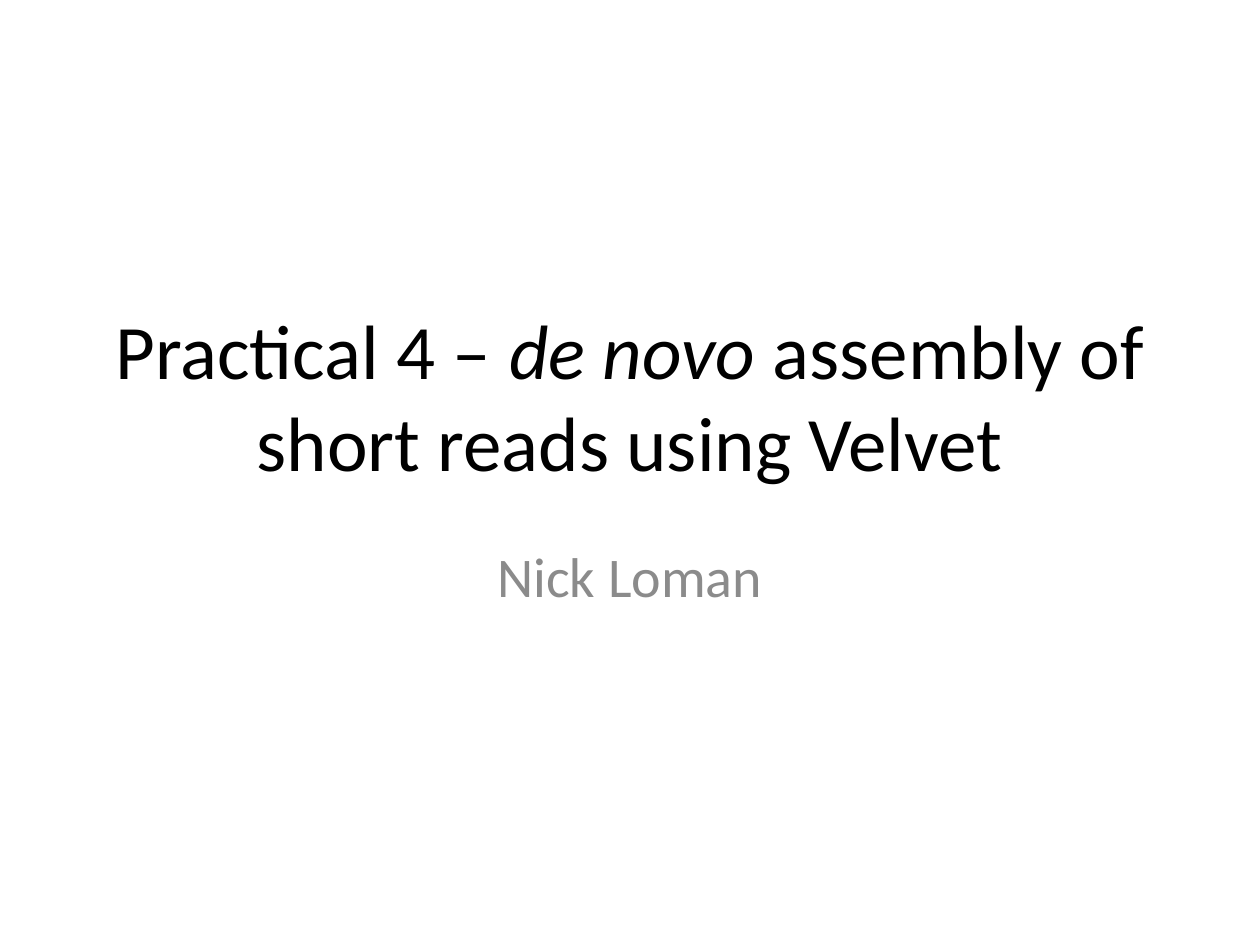
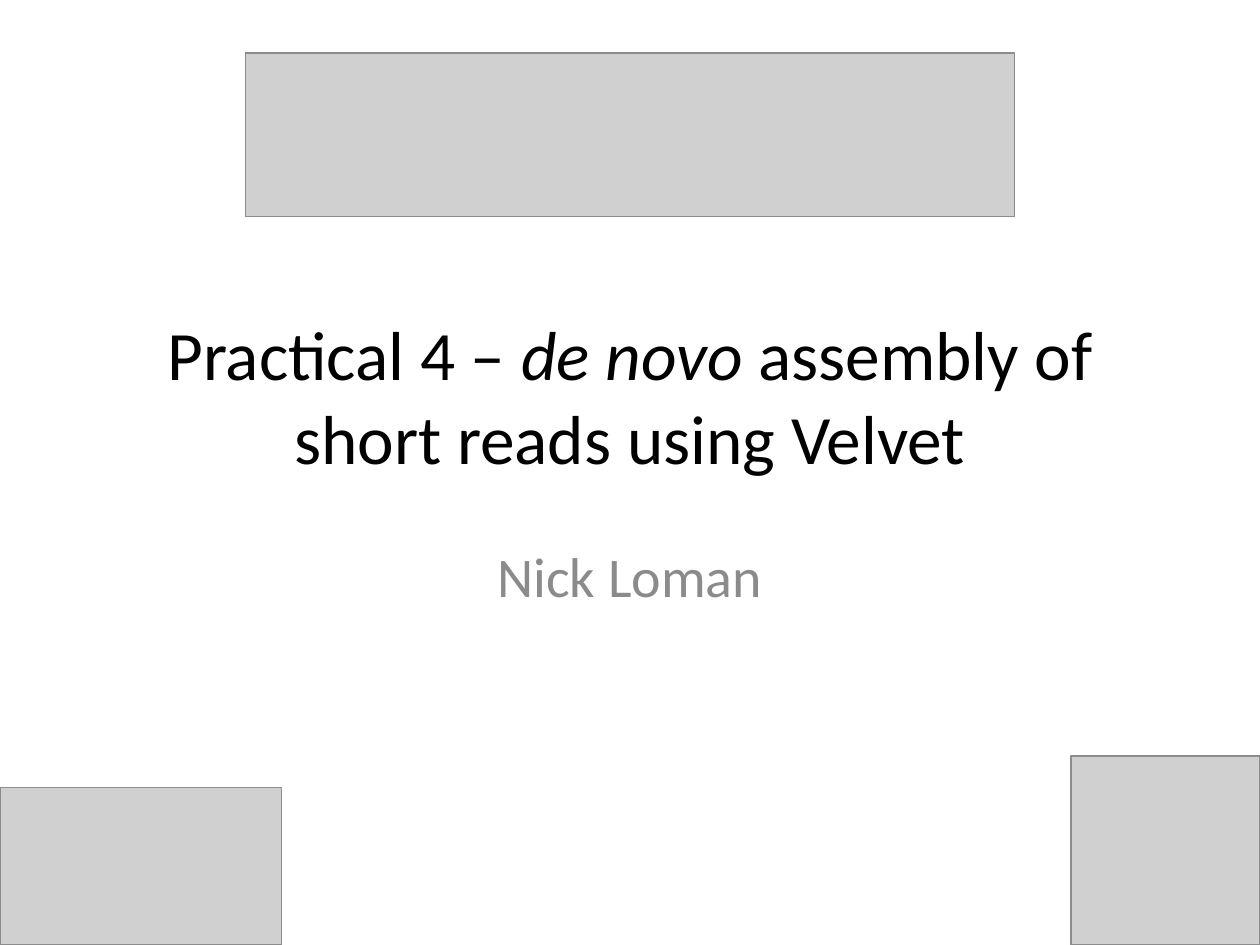
Before and after one commit to lexnederbragt/denovo-assembly-tutorial, a slide deck: slide 1 of presentations/Practical_4_Velvet_de_novo_assembly.pptx. Drawn at 1260x945 pixels with LibreOffice and Linux fonts; fonts in the diff are those of the drawing; grey boxes stand for pictures. Boxes give left, top, right and bottom in pixels: in the first picture for what was removed or moved away, otherwise in the second. Text is boxed around its words. In the diff, an @@ line names an element or a change of style, - is before the commit and + after.

```diff
--- a/presentations/Practical_4_Velvet_de_novo_assembly.pptx
+++ b/presentations/Practical_4_Velvet_de_novo_assembly.pptx
@@ picture added at [246, 53, 1014, 217] @@
@@ title "Practical 4 – de novo ..." at [167, 332, 1093, 476]: size 44 to 39.6 pt @@
@@ picture added at [1071, 756, 1260, 945] @@
@@ picture added at [0, 788, 281, 945] @@
```
Also in this commit, not shown: 1 other slide changed, 4 other files.
